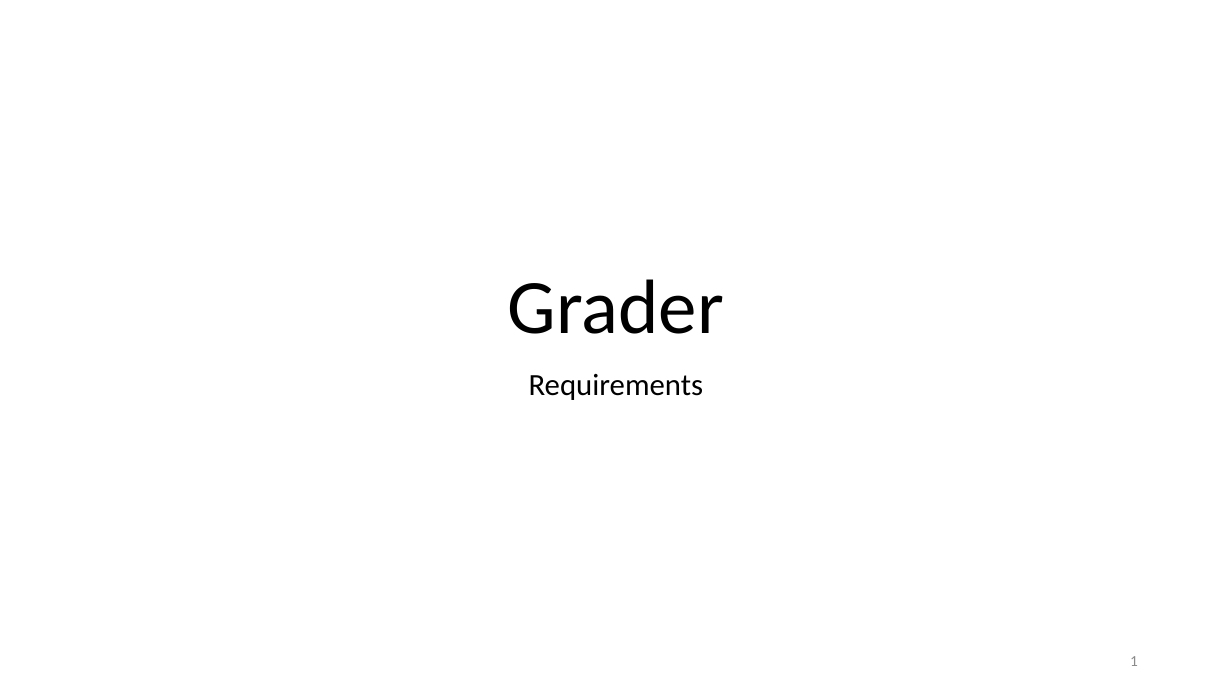
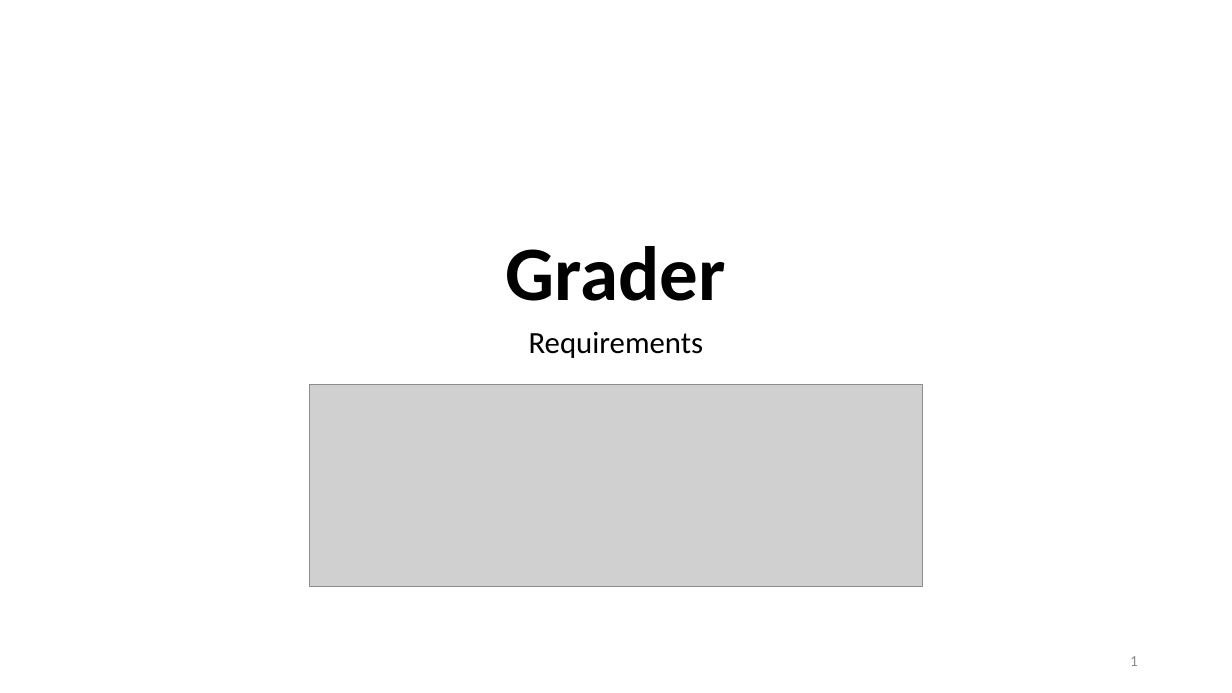
Before and after one commit to ooemperor/PSEGrader-Deliverables, a slide deck: slide 1 of Presentations/Requirements.pptx. Drawn at 1232x693 pixels with LibreOffice and Linux fonts; fonts in the diff are those of the drawing; grey boxes stand for pictures. Boxes give left, top, right and bottom in pixels: in the first picture for what was removed or moved away, otherwise in the second. Text is boxed around its words. In the diff, an @@ line names an element or a change of style, - is before the commit and + after.

Commit message:
Upload Requirementspresentation

```diff
--- a/Presentations/Requirements.pptx
+++ b/Presentations/Requirements.pptx
@@ title "Grader": place and size @@
-title "Grader" at bbox=[508, 279, 724, 334]
+title "Grader" at bbox=[506, 246, 726, 301]
@@ title "Grader" at bbox=[506, 246, 726, 301]: bold on @@
@@ subtitle "Requirements": place and size @@
-subtitle "Requirements" at bbox=[529, 374, 704, 400]
+subtitle "Requirements" at bbox=[529, 332, 704, 358]
@@ picture added at bbox=[310, 384, 923, 587] @@
```
Also in this commit, not shown: 10 other slides changed, 2 slides added.
